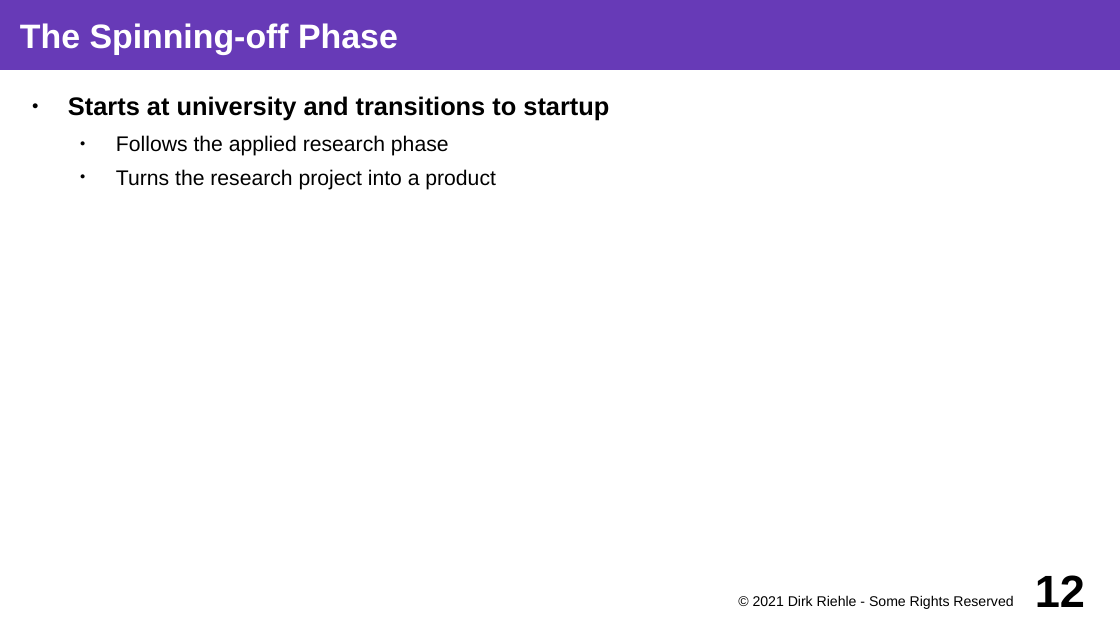
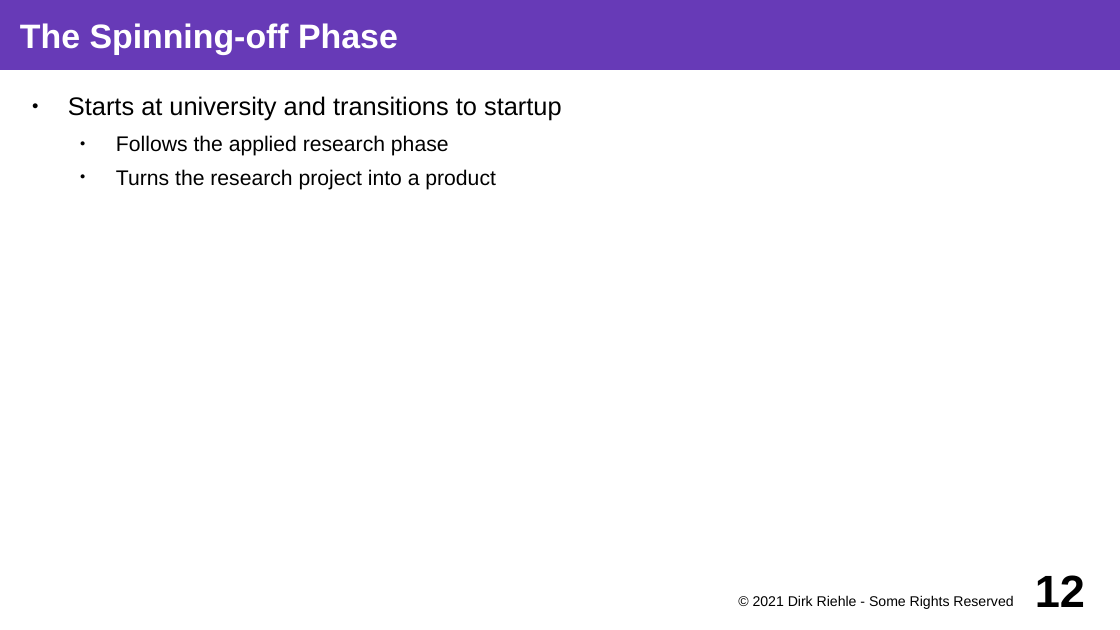
Before and after one commit to dirkriehle/coss-course, a slide deck: slide 12 of Lecture slides/COSS D03 - University Spin-offs.odp. Drawn at 1120x630 pixels with LibreOffice and Linux fonts; fonts in the diff are those of the drawing. Boxes give left, top, right and bottom in pixels: in the first picture for what was removed or moved away, otherwise in the second. Text is boxed around its words. In the diff, an @@ line names an element or a change of style, - is before the commit and + after.

```diff
--- a/Lecture slides/COSS D03 - University Spin-offs.odp
+++ b/Lecture slides/COSS D03 - University Spin-offs.odp
@@ text at (68, 96, 562, 120): bold off in "Starts at university and transitions to startup" @@
```
Also in this commit, not shown: 10 other slides changed, 3 other files.
